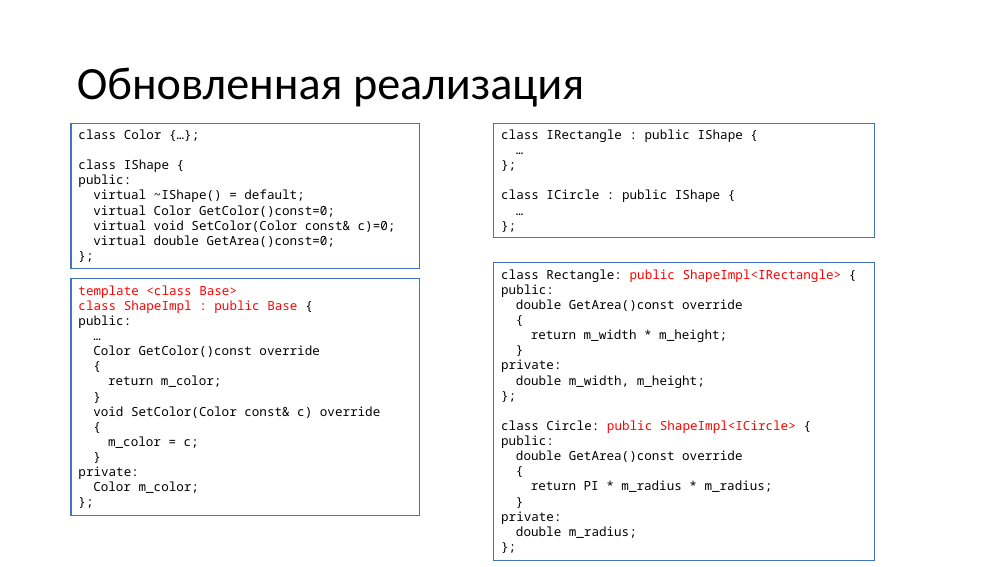
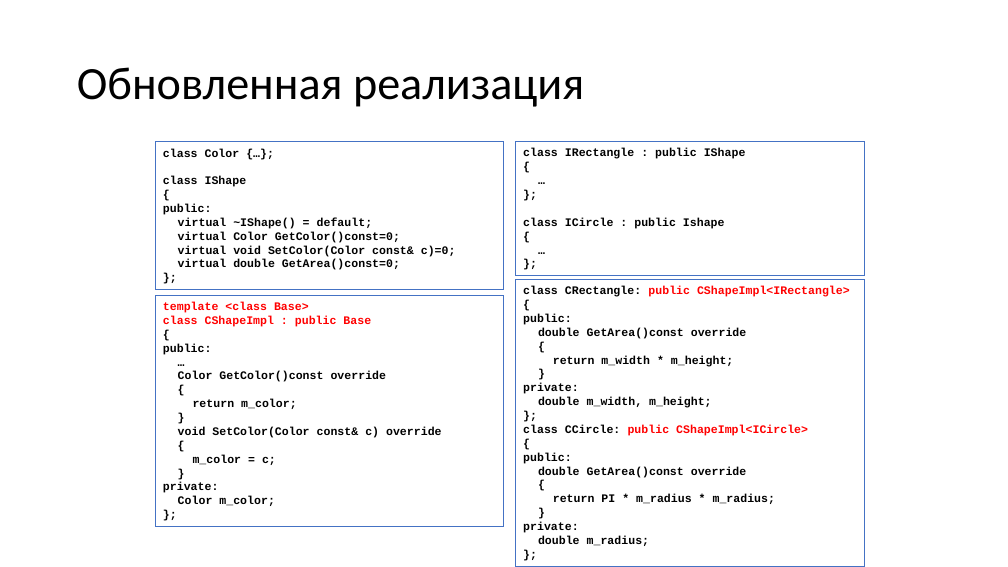
Before and after one commit to alexey-malov/oop, a slide deck: slide 61 of lectures/06/Обобщенное программирование, шаблоны.pptx (slide 62 before the commit). Drawn at 1008x567 pixels with LibreOffice and Linux fonts; fonts in the diff are those of the drawing. Boxes give left, top, right and bottom in pixels: in the first picture for what was removed or moved away, otherwise in the second. Text is boxed around its words. In the diff, an @@ line names an element or a change of style, - is before the commit and + after.

```diff
--- a/lectures/06/Обобщенное программирование, шаблоны.pptx
+++ b/lectures/06/Обобщенное программирование, шаблоны.pptx
@@ rectangle "class Color {…};" moved from (x1=71, y1=123, x2=420, y2=268) to (x1=156, y1=141, x2=504, y2=289) @@
@@ text in rectangle at (x1=163, y1=148, x2=456, y2=270): size 12 to 11 pt, font Noto Sans Mono to Courier New, bold on @@
@@ rectangle "class IRectangle : public IShape" resized from (x1=494, y1=123, x2=875, y2=237) to (x1=516, y1=141, x2=864, y2=275) @@
@@ rectangle "class IRectangle : public IShape" at (x1=516, y1=141, x2=864, y2=275): size 12 to 11 pt, font Noto Sans Mono to Courier New, bold on in "…", "};", "…", "};" @@
@@ text in rectangle at (x1=523, y1=148, x2=746, y2=159): text changed; size 12 to 11 pt; font Noto Sans Mono to Courier New; bold on @@
-class IRectangle : public IShape {
+class IRectangle : public IShape
+{
@@ text in rectangle at (x1=163, y1=176, x2=247, y2=187): text changed; size 12 to 11 pt; font Noto Sans Mono to Courier New; bold on @@
-class IShape {
+class IShape
+{
@@ text in rectangle at (x1=523, y1=218, x2=725, y2=229): text changed; size 12 to 11 pt; font Noto Sans Mono to Courier New; bold on @@
-class ICircle : public IShape {
+class ICircle : public Ishape
+{
@@ rectangle "template <class Base>" resized from (x1=71, y1=279, x2=420, y2=516) to (x1=156, y1=296, x2=504, y2=527) @@
@@ rectangle "class CRectangle: public CShapeImpl<IRectangle>" resized from (x1=494, y1=263, x2=875, y2=561) to (x1=516, y1=280, x2=864, y2=567) @@
@@ text in rectangle at (x1=523, y1=286, x2=850, y2=297): text changed; size 12 to 11 pt; font Noto Sans Mono to Courier New; bold on @@
-class Rectangle: public ShapeImpl<IRectangle> {
+class CRectangle: public CShapeImpl<IRectangle>
+{
@@ text in rectangle at (x1=163, y1=316, x2=371, y2=327): text changed; size 12 to 11 pt; font Noto Sans Mono to Courier New; bold on @@
-class ShapeImpl : public Base {
+class CShapeImpl : public Base
+{
@@ text in rectangle at (x1=163, y1=302, x2=442, y2=506): size 12 to 11 pt, font Noto Sans Mono to Courier New, bold on in "template <class Base>", "public:", "…", "Color GetColor()const override" and 10 more places @@
@@ text in rectangle at (x1=523, y1=314, x2=775, y2=546): size 12 to 11 pt, font Noto Sans Mono to Courier New, bold on in "public:", "double GetArea()const override", "{", "return m_width * m_height;" and 12 more places @@
@@ text in rectangle at (x1=523, y1=425, x2=808, y2=436): text changed; size 12 to 11 pt; font Noto Sans Mono to Courier New; bold on @@
-class Circle: public ShapeImpl<ICircle> {
+class CCircle: public CShapeImpl<ICircle>
+{
```
Also in this commit, not shown: 15 other slides changed, 4 slides added, 5 slides removed, 6 other files.
